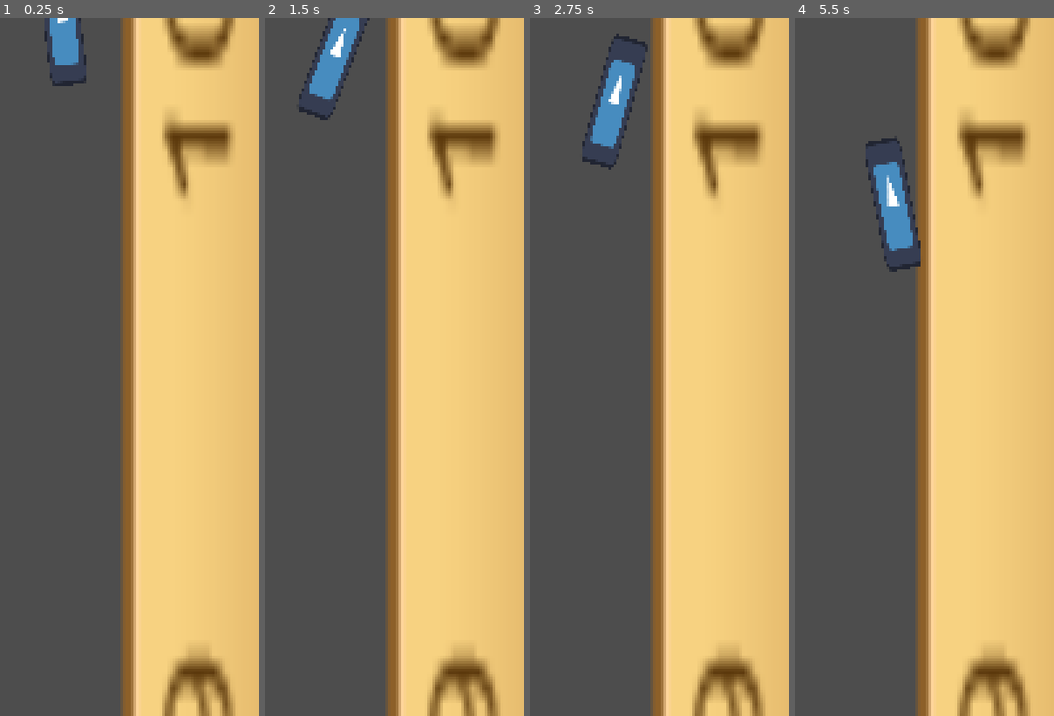
Above: before the commit, frames 1-4 (left to right).
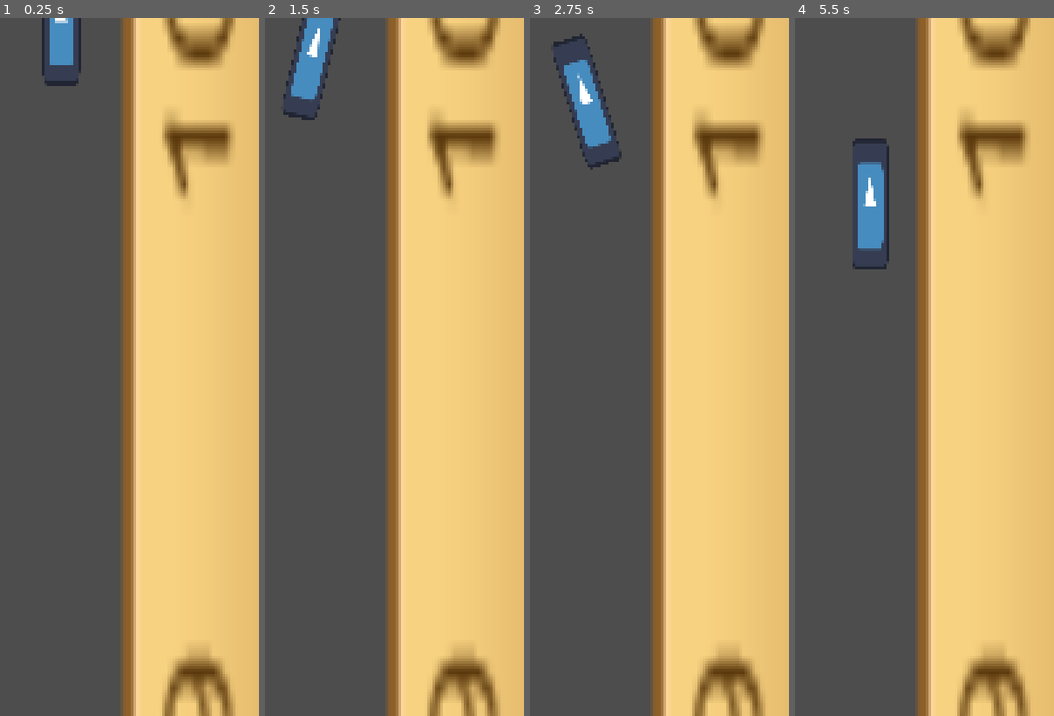
Above: after the commit, the same moments.

Repository: KaratePikachu/egg-drop
Game: Godot game, scene res://test/test_physics_scene.tscn
The game is run twice, just before and just after one commit, with the same random seed, the same clock (stepped at 60 frames per second) and the same inputs. The project has no main scene, so this scene is started directly. The engine's default icon, where the game draws it, is replaced by a stand-in: a white triangle on a blue panel in a dark square.
Inputs:
- Up to frame 1 (0.25 s): no input
- Up to frame 2 (1.5 s): hold D (right_fan, bound only after the commit) 0.53-1.28 s; tap Space (main_mod, bound only before the commit) at 0.6 s; tap W (mod_1, bound only before the commit) at 0.8, 1.35 s; hold A (left_fan, bound only after the commit) from 1.28 s (still down)
- Up to frame 3 (2.75 s): tap Space (main_mod, bound only before the commit) at 1.55, 2.1 s; release A (left_fan, bound only after the commit) at 2.03 s; hold D (right_fan, bound only after the commit) from 2.03 s (still down); tap W (mod_1, bound only before the commit) at 2.3 s
- Up to frame 4 (5.5 s): tap W (mod_1, bound only before the commit) at 2.85, 3.8, 4.35, 5.3 s; tap Space (main_mod, bound only before the commit) at 3.05, 3.6, 4.55, 5.1 s; release D (right_fan, bound only after the commit) at 3.53 s; hold A (left_fan, bound only after the commit) from 3.53 s (still down); tap R (restart_level) at 4.15 s

The runs differ from the first frame. In frame 1, 0.5% of the frame differs, in the area x 16-34%, y 0-10%; in frame 2, 2.3%; in frame 3, 2.5%; in frame 4, 2.6%, in the area x 22-49%, y 17-37%.

Commit message:
modifications management in egg.gd

Diff:
--- a/modifications/modification.gd
+++ b/modifications/modification.gd
@@ -3,3 +3,5 @@
 
 @export var name : String
 @export var icon : Texture
+@export var is_single_use : bool
+@export var input: String
--- a/project.godot
+++ b/project.godot
@@ -27,34 +27,34 @@
 
 [input]
 
-restart_level={
-"deadzone": 0.2,
-"events": [Object(InputEventKey,"resource_local_to_scene":false,"resource_name":"","device":-1,"window_id":0,"alt_pressed":false,"shift_pressed":false,"ctrl_pressed":false,"meta_pressed":false,"pressed":false,"keycode":0,"physical_keycode":82,"key_label":0,"unicode":114,"location":0,"echo":false,"script":null)
-]
-}
-main_mod={
+umbrella={
 "deadzone": 0.2,
 "events": [Object(InputEventKey,"resource_local_to_scene":false,"resource_name":"","device":16,"window_id":0,"alt_press …(190 unchanged characters)…
 ]
 }
-mod_1={
+left_bomb={
 "deadzone": 0.2,
 "events": [Object(InputEventKey,"resource_local_to_scene":false,"resource_name":"","device":-1,"window_id":0,"alt_press …(192 unchanged characters)…
 ]
 }
-mod_2={
+left_fan={
 "deadzone": 0.2,
 "events": [Object(InputEventKey,"resource_local_to_scene":false,"resource_name":"","device":-1,"window_id":0,"alt_press …(191 unchanged characters)…
 ]
 }
-mod_3={
+right_bomb={
 "deadzone": 0.2,
 "events": [Object(InputEventKey,"resource_local_to_scene":false,"resource_name":"","device":-1,"window_id":0,"alt_press …(192 unchanged characters)…
 ]
 }
-mod_4={
+right_fan={
 "deadzone": 0.2,
 "events": [Object(InputEventKey,"resource_local_to_scene":false,"resource_name":"","device":-1,"window_id":0,"alt_press …(192 unchanged characters)…
+]
+}
+restart_level={
+"deadzone": 0.2,
+"events": [Object(InputEventKey,"resource_local_to_scene":false,"resource_name":"","device":-1,"window_id":0,"alt_pressed":false,"shift_pressed":false,"ctrl_pressed":false,"meta_pressed":false,"pressed":false,"keycode":0,"physical_keycode":82,"key_label":0,"unicode":114,"location":0,"echo":false,"script":null)
 ]
 }
 
--- a/test/egg.gd
+++ b/test/egg.gd
@@ -5,29 +5,69 @@
 @export var parachute_terminal_velocity: float
 @export var mass: float = 200
 
-var stiffness: float = 20.0
+@export var stiffness: float = 20.0
+@export var damping: float = 3
+
+@export var tilt_factor: float = -5000.0
+@export var drag_x: float = 20.0
+
+@export var modifications: Array[Modification]
+
+var unused: Array[Modification]
+var toggled: Array[Modification]
+var untoggled: Array[Modification]
+
 var omega: float = 0.0
-var damping: float = 3
-
-var tilt_factor: float = -5000.0
-var drag_x: float = 20.0
-
-var fan_force = -5
-
+var fan_force = 0
 var parachute_open: bool
-
 var theta: float = 0.0
 
-# Called when the node enters the scene tree for the first time.
+func _refresh_mods() -> void:
+	unused.clear()
+	toggled.clear()
+	untoggled.clear()
+
 func _ready() -> void:
-	pass # Replace with function body.
+	for mod in modifications:
+		if mod.is_single_use:
+			unused.append(mod)
+		else:
+			untoggled.append(mod)
 
 func _process(delta: float) -> void:
-	if Input.is_action_just_pressed("main_mod"):
-		parachute_open = not parachute_open
+	for mod in modifications:
+		if Input.is_action_just_pressed(mod.input):
+			if mod.is_single_use:
+				if mod in unused:
+					unused.erase(mod)
+					activate_mod(mod)
+			else:
+				if mod in toggled:
+					toggled.erase(mod)
+					deactivate_mod(mod)
+					untoggled.append(mod)
+				elif mod in untoggled:
+					untoggled.erase(mod)
+					activate_mod(mod)
+					toggled.append(mod)
 
-	if Input.is_action_just_pressed("mod_1"):
-		fan_force *= -1
+func deactivate_mod(mod: Modification) -> void:
+	match mod.name:
+		"left_fan":
+			fan_force -= -5
+		"right_fan":
+			fan_force -= 5
+		"basic_umbrella":
+			parachute_open = false
+
+func activate_mod(mod: Modification) -> void:
+	match mod.name:
+		"left_fan":
+			fan_force += -5
+		"right_fan":
+			fan_force += 5
+		"basic_umbrella":
+			parachute_open = true
 
 # Called every frame. 'delta' is the elapsed time since the previous frame.
 func _physics_process(delta: float) -> void:
--- a/test/test_physics_scene.tscn
+++ b/test/test_physics_scene.tscn
@@ -3,6 +3,25 @@
 [ext_resource type="Texture2D" uid="uid://bq1kxrxmub3qq" path="res://icon.svg" id="1_wo556"]
 [ext_resource type="Script" uid="uid://cgkkpoihbsf3s" path="res://test/egg.gd" id="2_2h7ub"]
 [ext_resource type="Texture2D" uid="uid://cvbm652v6jwfp" path="res://test/ruler-icon-28.png" id="3_2h7ub"]
+[ext_resource type="Script" uid="uid://cylr504fygfq5" path="res://modifications/modification.gd" id="3_u6fx5"]
+
+[sub_resource type="Resource" id="Resource_2h7ub"]
+script = ExtResource("3_u6fx5")
+name = "left_fan"
+input = "left_fan"
+metadata/_custom_type_script = "uid://cylr504fygfq5"
+
+[sub_resource type="Resource" id="Resource_u6fx5"]
+script = ExtResource("3_u6fx5")
+name = "right_fan"
+input = "right_fan"
+metadata/_custom_type_script = "uid://cylr504fygfq5"
+
+[sub_resource type="Resource" id="Resource_grnsv"]
+script = ExtResource("3_u6fx5")
+name = "basic_umbrella"
+input = "umbrella"
+metadata/_custom_type_script = "uid://cylr504fygfq5"
 
 [node name="TestPhysicsScene" type="Node2D" unique_id=1424677881]
 
@@ -11,13 +30,14 @@
 scale = Vector2(20.253906, 55.861324)
 texture = ExtResource("3_2h7ub")
 
-[node name="CharacterBody2D" type="CharacterBody2D" parent="." unique_id=585253029]
+[node name="Egg" type="CharacterBody2D" parent="." unique_id=585253029]
 position = Vector2(400, 0)
 script = ExtResource("2_2h7ub")
 parachute_terminal_velocity = 80.0
+modifications = Array[ExtResource("3_u6fx5")]([SubResource("Resource_2h7ub"), SubResource("Resource_u6fx5"), SubResource("Resource_grnsv")])
 
-[node name="Egg" type="Sprite2D" parent="CharacterBody2D" unique_id=1622334333]
+[node name="Egg" type="Sprite2D" parent="Egg" unique_id=1622334333]
 scale = Vector2(1, 3.5234375)
 texture = ExtResource("1_wo556")
 
-[node name="CollisionShape2D" type="CollisionShape2D" parent="CharacterBody2D" unique_id=692496194]
+[node name="CollisionShape2D" type="CollisionShape2D" parent="Egg" unique_id=692496194]
